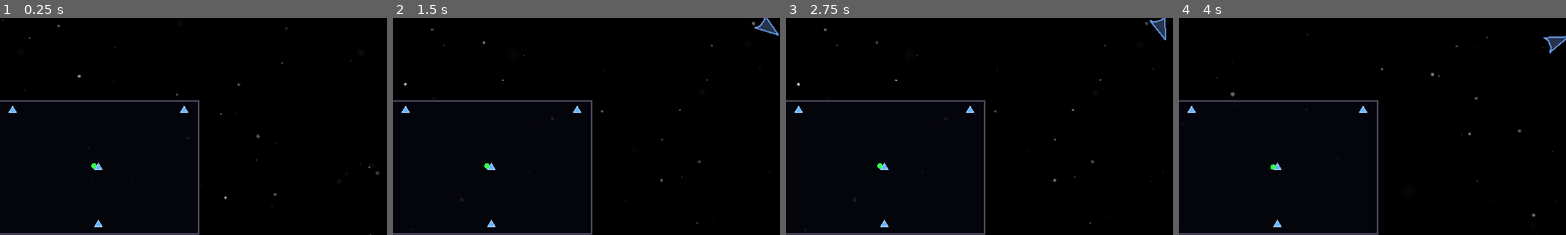
Above: before the commit, frames 1-4 (left to right).
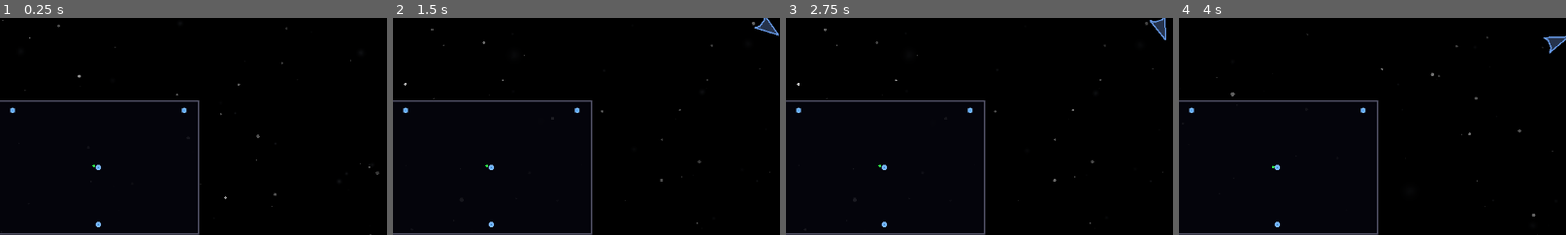
Above: after the commit, the same moments.

Repository: dubstabber/Space-game
Game: Godot game, scene res://scenes/main/main.tscn
Two runs of this game, one before a commit and one after it. Both use one fixed random seed, a clock stepped at 60 frames per second and the inputs below.
Inputs:
- Up to frame 1 (0.25 s): no input
- Up to frame 2 (1.5 s): hold D (rotate_right) 0.53-1.28 s; hold Space (shoot) 0.53-1.28 s; hold A (rotate_left) from 1.28 s (still down); tap Space (shoot) at 1.35 s
- Up to frame 3 (2.75 s): release A (rotate_left) at 2.03 s; hold D (rotate_right) from 2.03 s (still down); hold Space (shoot) from 2.03 s (still down)
- Up to frame 4 (4 s): release D (rotate_right) at 2.78 s; release Space (shoot) at 2.78 s; hold W (thrust) 2.78-3.53 s; tap Space (shoot) at 2.85 s; hold A (rotate_left) from 3.53 s (still down); hold Space (shoot) from 3.53 s (still down)
The pictures show only the part of the screen within x 2-52%, y 48-98%; the shares and areas given below are measured in that part.

The runs differ from the first frame. In frame 1, 0.1% of the frame differs, in the area x 2-49%, y 40-97%; in frame 2, 0.1%; in frame 3, 0.1%; in frame 4, 0.1%.

Commit message:
Floating asteroids, improve mini-map, add shoot generated sfx

Diff:
--- a/scenes/entities/asteroids/asteroid.gd
+++ b/scenes/entities/asteroids/asteroid.gd
@@ -11,6 +11,13 @@
 @export var rotation_speed: float = 0.5
 @export var resource_drop_count: Vector2i = Vector2i(1, 3)
 
+@export_group("Movement")
+@export var drift_speed_min: float = 5.0
+@export var drift_speed_max: float = 20.0
+@export var spread_speed_min: float = 40.0
+@export var spread_speed_max: float = 80.0
+
+var velocity: Vector2 = Vector2.ZERO
 var _geometry_seed: int = 0
 var _rotation_direction: float = 1.0
 
@@ -29,12 +36,14 @@
 
 func _process(delta: float) -> void:
 	rotation += rotation_speed * _rotation_direction * delta
+	global_position += velocity * delta
 
 
-func initialize(type: String, size: AsteroidSize, seed_value: int = 0) -> void:
+func initialize(type: String, size: AsteroidSize, seed_value: int = 0, initial_velocity: Vector2 = Vector2.ZERO) -> void:
 	asteroid_type = type
 	size_category = size
 	_geometry_seed = seed_value if seed_value != 0 else randi()
+	velocity = initial_velocity
 
 	if is_inside_tree():
 		_setup_asteroid()
@@ -46,6 +55,11 @@
 
 	_rotation_direction = 1.0 if rng.randf() > 0.5 else -1.0
 	rotation_speed = rng.randf_range(0.2, 0.8)
+
+	if velocity == Vector2.ZERO:
+		var drift_angle := rng.randf() * TAU
+		var drift_speed := rng.randf_range(drift_speed_min, drift_speed_max)
+		velocity = Vector2(cos(drift_angle), sin(drift_angle)) * drift_speed
 
 	var size_multiplier := _get_size_multiplier()
 	var actual_radius := base_radius * size_multiplier
@@ -167,9 +181,14 @@
 	for i in range(child_count):
 		var child := asteroid_scene.instantiate()
 		var angle := (TAU / child_count) * i + rng.randf_range(-0.3, 0.3)
-		var offset := Vector2(cos(angle), sin(angle)) * (base_radius * 0.5)
+		var direction := Vector2(cos(angle), sin(angle))
+		var offset := direction * (base_radius * 0.5)
+
+		var spread_speed := rng.randf_range(spread_speed_min, spread_speed_max)
+		var child_velocity := velocity + (direction * spread_speed)
+
 		child.global_position = global_position + offset
-		child.initialize(asteroid_type, child_size, rng.randi())
+		child.initialize(asteroid_type, child_size, rng.randi(), child_velocity)
 
 		var parent := get_parent()
 		if parent:
--- a/scenes/entities/asteroids/asteroid_spawner.gd
+++ b/scenes/entities/asteroids/asteroid_spawner.gd
@@ -189,10 +189,10 @@
 	return _asteroids.size()
 
 
-func spawn_asteroid_at(pos: Vector2, asteroid_type: String, size: int) -> Node2D:
+func spawn_asteroid_at(pos: Vector2, asteroid_type: String, size: int, velocity: Vector2 = Vector2.ZERO) -> Node2D:
 	var asteroid := AsteroidScene.instantiate()
 	asteroid.global_position = pos
-	asteroid.initialize(asteroid_type, size, _rng.randi())
+	asteroid.initialize(asteroid_type, size, _rng.randi(), velocity)
 	asteroid.destroyed.connect(_on_asteroid_destroyed)
 
 	add_child(asteroid)
--- a/scenes/main/main.tscn
+++ b/scenes/main/main.tscn
@@ -22,3 +22,6 @@
 layout_mode = 3
 anchors_preset = 2
 map_size = Vector2(300, 200)
+player_dot_radius = 2.0
+arrow_size = 5.0
+portal_icon_size = 3.0
--- a/scenes/player/player_ship.gd
+++ b/scenes/player/player_ship.gd
@@ -24,12 +24,16 @@
 @onready var collision_shape: CollisionPolygon2D = $CollisionShape
 @onready var projectile_spawn: Marker2D = $ProjectileSpawn
 
+var _shoot_sound_player: AudioStreamPlayer
+var _shoot_sound: AudioStreamWAV
+
 const Projectile = preload("res://scenes/entities/projectiles/projectile.tscn")
 
 
 func _ready() -> void:
 	current_health = max_health
 	_setup_ship_geometry()
+	_setup_shoot_sound()
 
 
 func _physics_process(delta: float) -> void:
@@ -66,6 +70,7 @@
 
 func _shoot() -> void:
 	_shoot_timer = shoot_cooldown
+	_play_shoot_sound()
 
 	var projectile := Projectile.instantiate()
 	projectile.global_position = projectile_spawn.global_position
@@ -103,6 +108,47 @@
 func _die() -> void:
 	died.emit()
 	queue_free()
+
+
+func _setup_shoot_sound() -> void:
+	_shoot_sound = AudioStreamWAV.new()
+	_shoot_sound.mix_rate = 22050
+	_shoot_sound.format = AudioStreamWAV.FORMAT_8_BITS
+	_shoot_sound.stereo = false
+
+	var duration := 0.08
+	var sample_count := int(duration * _shoot_sound.mix_rate)
+	var data := PackedByteArray()
+	data.resize(sample_count)
+
+	var base_freq := 800.0
+	var end_freq := 200.0
+	var phase := 0.0
+
+	for i in sample_count:
+		var t := float(i) / sample_count
+		var freq := lerpf(base_freq, end_freq, t * t)
+		phase += freq / _shoot_sound.mix_rate
+
+		var envelope := (1.0 - t) * (1.0 - t)
+		var wave := sin(phase * TAU) * 0.6
+		wave += sin(phase * TAU * 2.0) * 0.2
+		wave += (randf() - 0.5) * 0.15 * envelope
+
+		var sample := int((wave * envelope * 0.4 + 0.5) * 255.0)
+		data[i] = clampi(sample, 0, 255)
+
+	_shoot_sound.data = data
+
+	_shoot_sound_player = AudioStreamPlayer.new()
+	_shoot_sound_player.stream = _shoot_sound
+	_shoot_sound_player.volume_db = -12.0
+	add_child(_shoot_sound_player)
+
+
+func _play_shoot_sound() -> void:
+	if _shoot_sound_player:
+		_shoot_sound_player.play()
 
 
 func _setup_ship_geometry() -> void:
--- a/scenes/ui/hud/minimap.gd
+++ b/scenes/ui/hud/minimap.gd
@@ -140,17 +140,19 @@
 
 
 func _draw_portal_icon(pos: Vector2) -> void:
-	var s := portal_icon_size
-	var points: PackedVector2Array = [
-		pos + Vector2(0, -s),
-		pos + Vector2(s * 0.866, s * 0.5),
-		pos + Vector2(-s * 0.866, s * 0.5)
-	]
-	draw_colored_polygon(points, portal_color)
-
-	var outline_points := points.duplicate()
-	outline_points.append(points[0])
-	draw_polyline(outline_points, portal_color.lightened(0.3), 1.5)
+	# Draw portal similar to world portal with concentric rings
+	var outer_radius := portal_icon_size
+	var inner_radius := portal_icon_size * 0.6
+	var center_radius := portal_icon_size * 0.3
+
+	# Draw outer ring
+	draw_circle(pos, outer_radius, portal_color.lightened(0.2), false, 2.0)
+
+	# Draw inner ring
+	draw_circle(pos, inner_radius, portal_color, false, 1.5)
+
+	# Draw center glow
+	draw_circle(pos, center_radius, portal_color.darkened(0.3))
 
 
 func _world_to_map(world_pos: Vector2) -> Vector2:
--- a/scenes/world/world.gd
+++ b/scenes/world/world.gd
@@ -14,6 +14,9 @@
 
 const PortalScene := preload("res://scenes/environment/portals/universe_portal.tscn")
 const Minimap := preload("res://scenes/ui/hud/minimap.gd")
+var _arrival_from_map: String = ""
+var _arrival_to_map: String = ""
+var _has_pending_arrival: bool = false
 
 
 func _ready() -> void:
@@ -60,8 +63,36 @@
 
 	_spawn_portals()
 
-	if player and _current_map_data.player_spawn_position != Vector2.ZERO:
-		player.global_position = _current_map_data.player_spawn_position
+	if player:
+		var placed := false
+		# If we just arrived via teleport into this map, spawn near the return portal
+		if _has_pending_arrival and MapManager.current_map_id == _arrival_to_map and _arrival_from_map != "":
+			if portals_container:
+				var return_portal_pos := Vector2.INF
+				for portal in portals_container.get_children():
+					# Universe portal exposes destination_map_id as exported var
+					if portal.destination_map_id == _arrival_from_map:
+						return_portal_pos = portal.global_position
+						break
+				if return_portal_pos != Vector2.INF:
+					var rng := RandomNumberGenerator.new()
+					rng.randomize()
+					var angle := rng.randf_range(0.0, TAU)
+					var min_radius := 120.0
+					var max_radius := 150.0
+					var radius := rng.randf_range(min_radius, max_radius)
+					var spawn := return_portal_pos + Vector2(cos(angle), sin(angle)) * radius
+					player.global_position = spawn
+					# Snap camera to player position immediately
+					if player_camera:
+						player_camera.global_position = spawn
+					placed = true
+			_has_pending_arrival = false
+			_arrival_from_map = ""
+			_arrival_to_map = ""
+
+		if not placed and _current_map_data.player_spawn_position != Vector2.ZERO:
+			player.global_position = _current_map_data.player_spawn_position
 
 
 func _spawn_portals() -> void:
@@ -97,6 +128,12 @@
 		portal.initialize("portal_%s_%s" % [MapManager.current_map_id, destination], destination)
 		portals_container.add_child(portal)
 		portal.global_position = pos
+		# Capture teleport start to compute arrival spawn on the next map
+		portal.teleport_started.connect(func(dest_map_id: String) -> void:
+			_arrival_from_map = MapManager.current_map_id
+			_arrival_to_map = dest_map_id
+			_has_pending_arrival = true
+		)
 		portal_positions.append(pos)
 		print("[World] Spawned portal to '%s' at %s" % [destination, pos])
 
--- a/scenes/world/world.tscn
+++ b/scenes/world/world.tscn
@@ -19,6 +19,7 @@
 [node name="PlayerCamera" parent="." instance=ExtResource("4_camera")]
 
 [node name="AsteroidSpawner" parent="." instance=ExtResource("5_spawner")]
+density_multiplier = 0.1
 
 [node name="Portals" type="Node2D" parent="."]
 
Not shown: 1 places in scenes/main/main.tscn that only renumber resources
